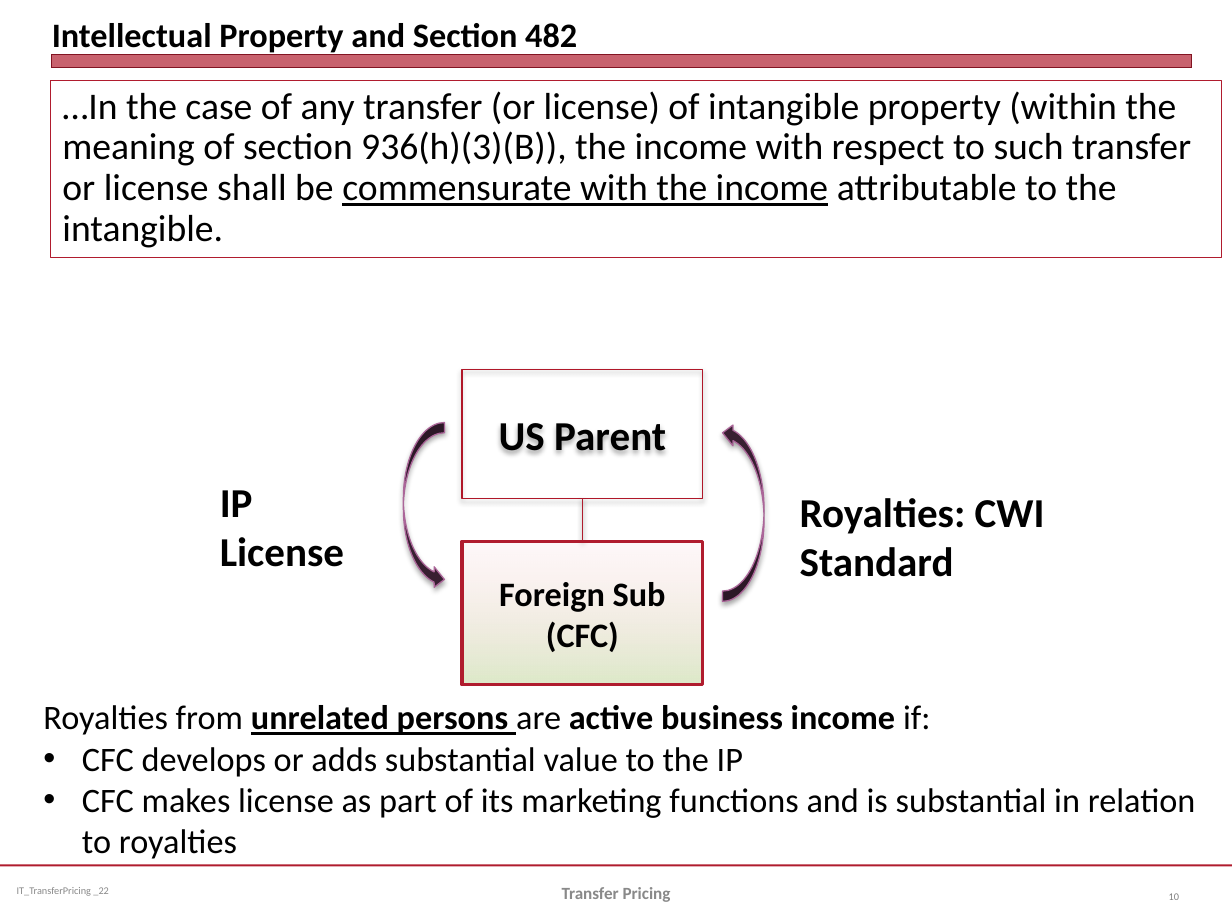
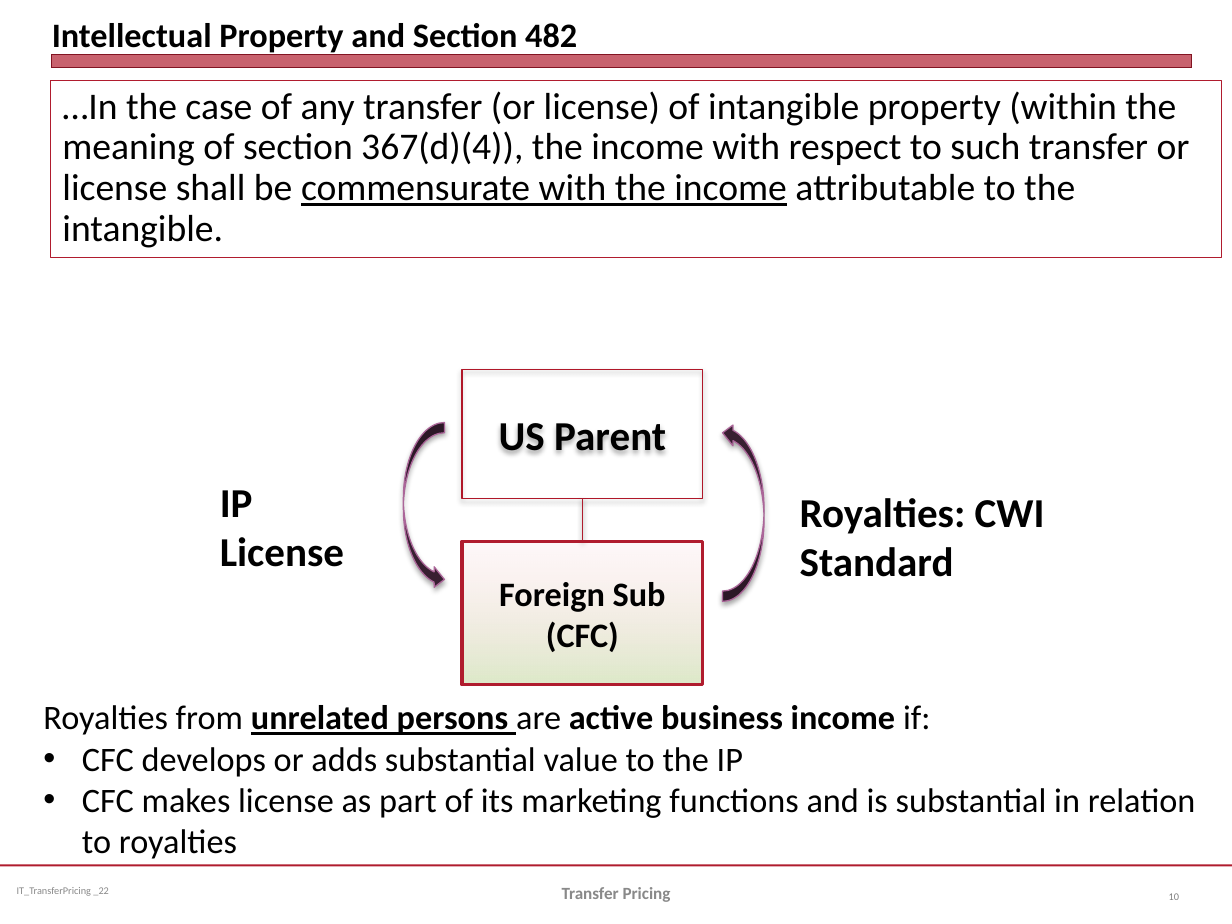
Before and after one commit to jmc877/International-Tax, a slide deck: slide 10 of slides/IT_TransferPricing_2022.pptx. Drawn at 1232x924 pixels with LibreOffice and Linux fonts; fonts in the diff are those of the drawing. Boxes give left, top, right and bottom in pixels: in the first picture for what was removed or moved away, otherwise in the second. Text is boxed around its words. In the diff, an @@ line names an element or a change of style, - is before the commit and + after.

```diff
--- a/slides/IT_TransferPricing_2022.pptx
+++ b/slides/IT_TransferPricing_2022.pptx
@@ text in rectangle at [62,91,1190,248]: text changed @@
-…In the case of any transfer (or license) of intangible property (within the meaning of section 936(h)(3)(B)), the income with respect to such transfer or license shall be commensurate with the income attributable to the intangible.
+…In the case of any transfer (or license) of intangible property (within the meaning of section 367(d)(4)), the income with respect to such transfer or license shall be commensurate with the income attributable to the intangible.
```
Also in this commit, not shown: 4 other slides changed.
